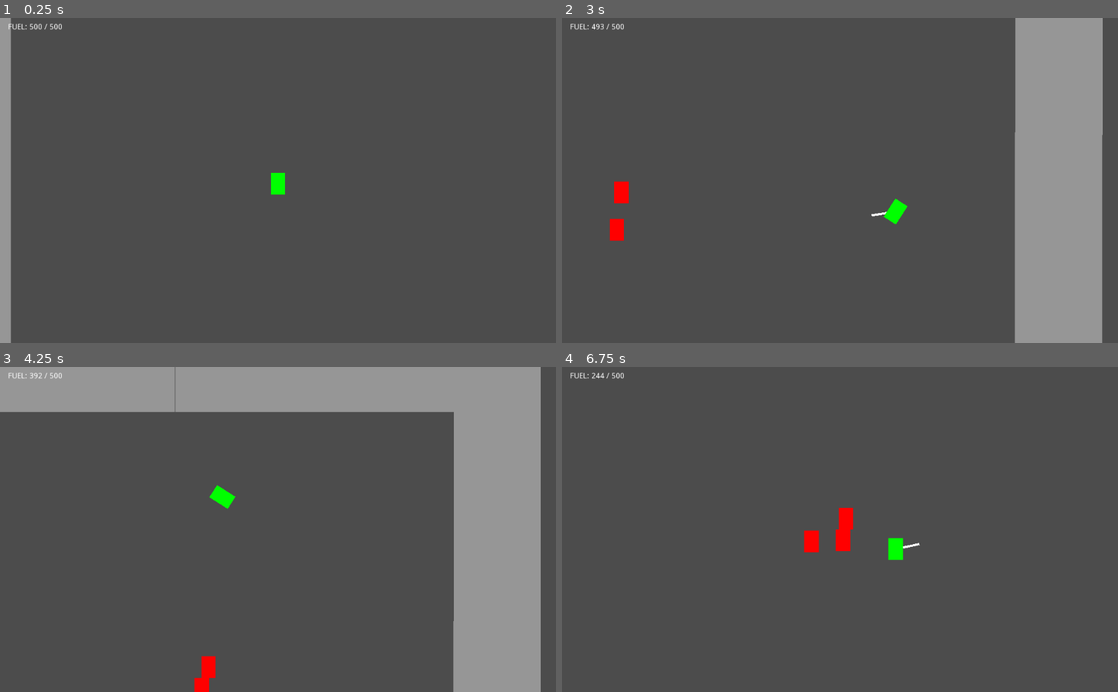
Above: before the commit, frames 1-4 (two rows, left to right).
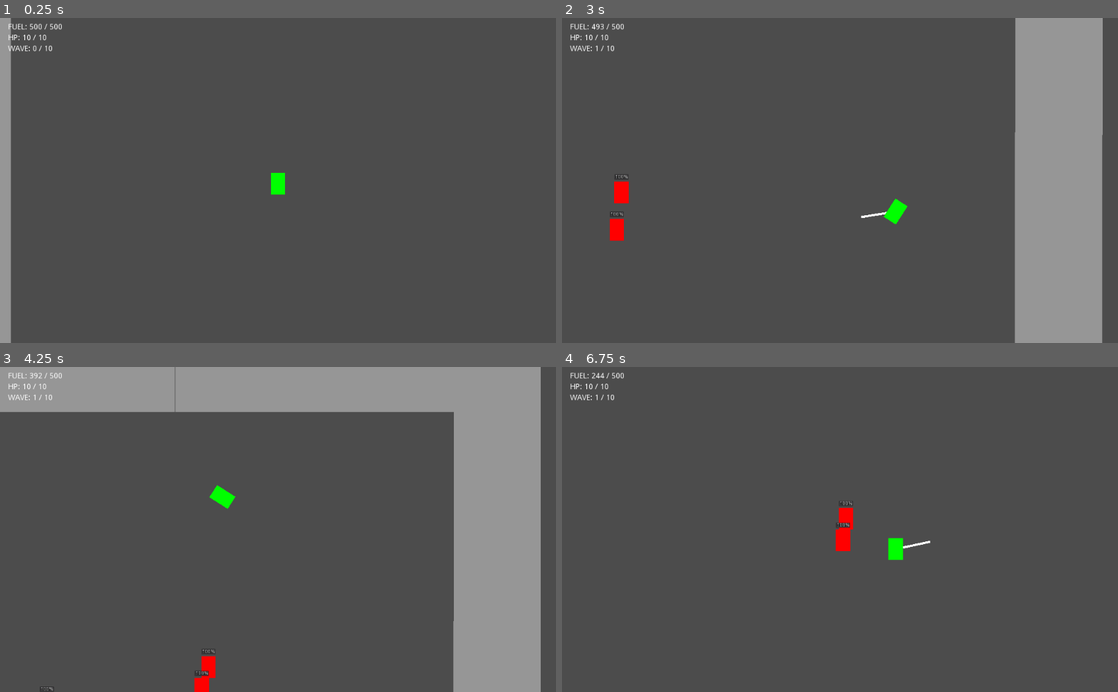
Above: after the commit, the same moments.

Repository: deengames/abu-hamid-x
Game: Godot game, scene res://prototype/Main.tscn
The game is run twice, just before and just after one commit, with the same random seed, the same clock (stepped at 60 frames per second) and the same inputs.
Inputs (mouse positions are in pixels of both pictures, inside the frame that each line leads up to):
- Up to frame 1 (0.25 s): no input
- Up to frame 2 (3 s): tap Enter at 0.5 s; move the mouse to (962, 164) at 0.52 s; hold D (move_right) 0.53-1.28 s; hold Shift (boost) 0.53-1.28 s; click (962, 164) at 0.67 s; tap Space (jump) at 0.77, 1.52 s; move the mouse to (728, 196) at 1.27 s; hold S (move_down) 1.28-2.03 s; click (728, 196) at 1.35 s; tap Shift (boost) at 1.55 s; move the mouse to (895, 109) at 2.02 s; hold D (move_right) 2.03-2.78 s; hold Shift (boost) 2.03-2.78 s; click (895, 109) at 2.17 s; move the mouse to (812, 245) at 2.77 s; hold W (move_up) from 2.78 s (still down); tap Ctrl (toggle_jetpack) at 2.85 s; click (812, 245) at 2.92 s
- Up to frame 3 (4.25 s): tap Space (jump) at 3.02, 3.77 s; tap Shift (boost) at 3.05 s; move the mouse to (444, 578) at 3.52 s; release W (move_up) at 3.53 s; hold A (move_left) from 3.53 s (still down); hold Shift (boost) from 3.53 s (still down); tap E at 3.6 s; click (444, 578) at 3.67 s
- Up to frame 4 (6.75 s): move the mouse to (673, 480) at 4.27 s; release Shift (boost) at 4.28 s; tap Shift (boost) at 4.35, 5.85 s; click (673, 480) at 4.42 s; tap Space (jump) at 4.52, 6.02 s; move the mouse to (867, 529) at 5.02 s; release A (move_left) at 5.03 s; hold S (move_down) 5.03-5.78 s; hold Shift (boost) 5.03-5.78 s; click (867, 529) at 5.1 s; move the mouse to (756, 448) at 5.77 s; hold D (move_right) 5.78-6.53 s; click (756, 448) at 5.92 s; move the mouse to (962, 513) at 6.52 s; hold W (move_up) from 6.53 s (still down); hold Shift (boost) from 6.53 s (still down); tap Ctrl (toggle_jetpack) at 6.6 s; click (962, 513) at 6.67 s

The runs differ from the first frame. In frame 1, 0.1% of the frame differs, in the area x 1-10%, y 5-11%; in frame 2, 0.2%; in frame 3, 0.2%; in frame 4, 0.4%, in the area x 1-67%, y 5-58%.

Commit message:
Added health indicators for enemies, wave indicator, sword does more damage when boosting

Diff:
--- a/prototype/Character/Enemy/Enemy.gd
+++ b/prototype/Character/Enemy/Enemy.gd
@@ -18,6 +18,10 @@
 	_register_damaging_group('sword')
 
 
+func _process(delta):
+	$HealthBar.value = health
+
+
 func _integrate_forces(state):
 	var velocity = state.get_linear_velocity()
 
--- a/prototype/Character/Enemy/Enemy.tscn
+++ b/prototype/Character/Enemy/Enemy.tscn
@@ -8,14 +8,14 @@
 custom_solver_bias = 0.0
 extents = Vector2( 20, 30 )
 
-[node name="Enemy" index="0" groups=[
+[node name="Enemy" groups=[
 "enemies",
 ] instance=ExtResource( 1 )]
 
 collision_layer = 3
 collision_mask = 3
 script = ExtResource( 2 )
-max_health = 4
+max_health = 6
 damage_to_deal = 1
 movement_speed = 20
 
@@ -28,3 +28,28 @@
 margin_top = -30.0
 margin_bottom = 30.0
 color = Color( 1, 0, 0, 1 )
+
+[node name="HealthBar" type="ProgressBar" parent="." index="2"]
+
+anchor_left = 0.0
+anchor_top = 0.0
+anchor_right = 0.0
+anchor_bottom = 0.0
+margin_left = -20.0
+margin_top = -50.0
+margin_right = 20.0
+margin_bottom = -34.0
+rect_pivot_offset = Vector2( 0, 0 )
+rect_clip_content = false
+mouse_filter = 0
+mouse_default_cursor_shape = 0
+size_flags_horizontal = 1
+size_flags_vertical = 0
+min_value = 0.0
+max_value = 6.0
+step = 1.0
+page = 0.0
+value = 0.0
+exp_edit = false
+rounded = false
+percent_visible = true
--- /dev/null
+++ b/prototype/Character/Player/HealthLabel.gd
@@ -0,0 +1,5 @@
+extends Label
+
+
+func _on_Player_health_change(new_hp, max_hp):
+	text = 'HP: ' + str(new_hp) + ' / ' + str(max_hp)
--- a/prototype/Character/Player/Player.gd
+++ b/prototype/Character/Player/Player.gd
@@ -11,12 +11,21 @@
 
 
 signal fuel_change(new_fuel, max_fuel)
+signal health_change(new_hp, max_hp)
 
 
 var is_using_jetpack = false
 var fuel = max_jetpack_fuel
 var is_dead = false
 onready var sword = preload('res://prototype/Sword.tscn').instance()
+var is_boosting = false
+
+
+func boost():
+	if not is_boosting:
+		is_boosting = true
+		sword.damage_to_deal *= 4
+
 
 
 func _free():
@@ -57,6 +66,10 @@
 	var gained_velocity = acceleration * state.step
 	if Input.is_action_pressed('boost'):
 		gained_velocity *= 2
+		boost()
+	else:
+		sword.damage_to_deal = sword.damage
+		is_boosting = false
 
 	if Input.is_action_pressed('move_left') and velocity.x > -max_movement_speed:
 		velocity.x -= gained_velocity
@@ -104,6 +117,7 @@
 		gravity_scale = 2
 
 	emit_signal('fuel_change', fuel, max_jetpack_fuel)
+	emit_signal('health_change', health, max_health)
 
 func _unhandled_key_input(event):
 	if is_dead:
--- a/prototype/Character/Player/Player.tscn
+++ b/prototype/Character/Player/Player.tscn
@@ -1,15 +1,16 @@
-[gd_scene load_steps=5 format=2]
+[gd_scene load_steps=6 format=2]
 
 [ext_resource path="res://prototype/Character/Character.tscn" type="PackedScene" id=1]
 [ext_resource path="res://prototype/Character/Player/Player.gd" type="Script" id=2]
 [ext_resource path="res://prototype/FuelLabel.gd" type="Script" id=3]
+[ext_resource path="res://prototype/Character/Player/HealthLabel.gd" type="Script" id=4]
 
 [sub_resource type="RectangleShape2D" id=1]
 
 custom_solver_bias = 0.0
 extents = Vector2( 20, 30 )
 
-[node name="Player" instance=ExtResource( 1 )]
+[node name="Player" index="0" instance=ExtResource( 1 )]
 
 gravity_scale = 2.0
 script = ExtResource( 2 )
@@ -112,4 +113,29 @@
 script = ExtResource( 3 )
 _sections_unfolded = [ "Margin" ]
 
+[node name="HealthLabel" type="Label" parent="ui" index="2"]
+
+anchor_left = 0.0
+anchor_top = 0.0
+anchor_right = 0.0
+anchor_bottom = 0.0
+margin_left = 15.0
+margin_top = 30.0
+margin_right = 40.0
+margin_bottom = 14.0
+rect_pivot_offset = Vector2( 0, 0 )
+rect_clip_content = false
+mouse_filter = 2
+mouse_default_cursor_shape = 0
+size_flags_horizontal = 1
+size_flags_vertical = 4
+text = "HP: 0 / 0"
+percent_visible = 1.0
+lines_skipped = 0
+max_lines_visible = -1
+script = ExtResource( 4 )
+_sections_unfolded = [ "Margin" ]
+
 [connection signal="fuel_change" from="." to="ui/FuelLabel" method="_on_Player_fuel_change"]
+
+[connection signal="health_change" from="." to="ui/HealthLabel" method="_on_Player_health_change"]
--- a/prototype/Main.gd
+++ b/prototype/Main.gd
@@ -29,3 +29,4 @@
 func _process(delta):
 	if num_spawned_entities <= 0 and timer.is_stopped():
 		timer.start()
+	$ui/WaveLabel.text = "WAVE: " + str(wave_num) + ' / ' + str(waves_per_game)
--- a/prototype/Main.tscn
+++ b/prototype/Main.tscn
@@ -6,6 +6,7 @@
 
 [node name="Main" type="Node2D"]
 
+position = Vector2( 460, 680 )
 script = ExtResource( 1 )
 waves_per_game = 10
 enemies_in_first_wave = 3
@@ -95,4 +96,34 @@
 one_shot = true
 autostart = true
 
+[node name="ui" type="CanvasLayer" parent="." index="3"]
+
+layer = 1
+offset = Vector2( 0, 0 )
+rotation = 0.0
+scale = Vector2( 1, 1 )
+transform = Transform2D( 1, 0, 0, 1, 0, 0 )
+
+[node name="WaveLabel" type="Label" parent="ui" index="0"]
+
+anchor_left = 0.0
+anchor_top = 0.0
+anchor_right = 0.0
+anchor_bottom = 0.0
+margin_left = 15.0
+margin_top = 50.0
+margin_right = 40.0
+margin_bottom = 14.0
+rect_pivot_offset = Vector2( 0, 0 )
+rect_clip_content = false
+mouse_filter = 2
+mouse_default_cursor_shape = 0
+size_flags_horizontal = 1
+size_flags_vertical = 4
+text = "WAVE: 0 / 0"
+percent_visible = 1.0
+lines_skipped = 0
+max_lines_visible = -1
+_sections_unfolded = [ "Margin" ]
+
 [connection signal="timeout" from="WaveSpawnTimer" to="." method="_new_wave"]
--- a/prototype/Sword.gd
+++ b/prototype/Sword.gd
@@ -1,11 +1,12 @@
 extends KinematicBody2D
 
-export (int) var damage_to_deal = 2
+export (int) var damage = 2
 
 signal finish_swing
 
 var target_angle
 var step
+var damage_to_deal = damage
 
 func swing_to(angle):
 	target_angle = angle
--- a/prototype/Sword.tscn
+++ b/prototype/Sword.tscn
@@ -2,10 +2,10 @@
 
 [ext_resource path="res://prototype/Sword.gd" type="Script" id=1]
 
-[sub_resource type="RectangleShape2D" id=1]
+[sub_resource type="RayShape2D" id=1]
 
 custom_solver_bias = 0.0
-extents = Vector2( 3, 35 )
+length = 97.0
 
 [node name="Sword" type="KinematicBody2D" groups=[
 "sword",
@@ -20,7 +20,7 @@
 collision/safe_margin = 0.08
 script = ExtResource( 1 )
 _sections_unfolded = [ "Visibility" ]
-damage_to_deal = 2
+damage = 2
 
 [node name="ColorRect" type="ColorRect" parent="." index="0"]
 
@@ -29,7 +29,7 @@
 anchor_right = 0.0
 anchor_bottom = 0.0
 margin_left = -3.0
-margin_top = -67.0
+margin_top = -97.0
 margin_right = 3.0
 margin_bottom = 3.0
 rect_pivot_offset = Vector2( 0, 0 )
@@ -43,6 +43,7 @@
 
 [node name="CollisionShape2D" type="CollisionShape2D" parent="." index="1"]
 
-position = Vector2( 0, -32 )
+position = Vector2( 0, 3 )
+rotation = 3.14159
 shape = SubResource( 1 )
 _sections_unfolded = [ "Transform" ]
